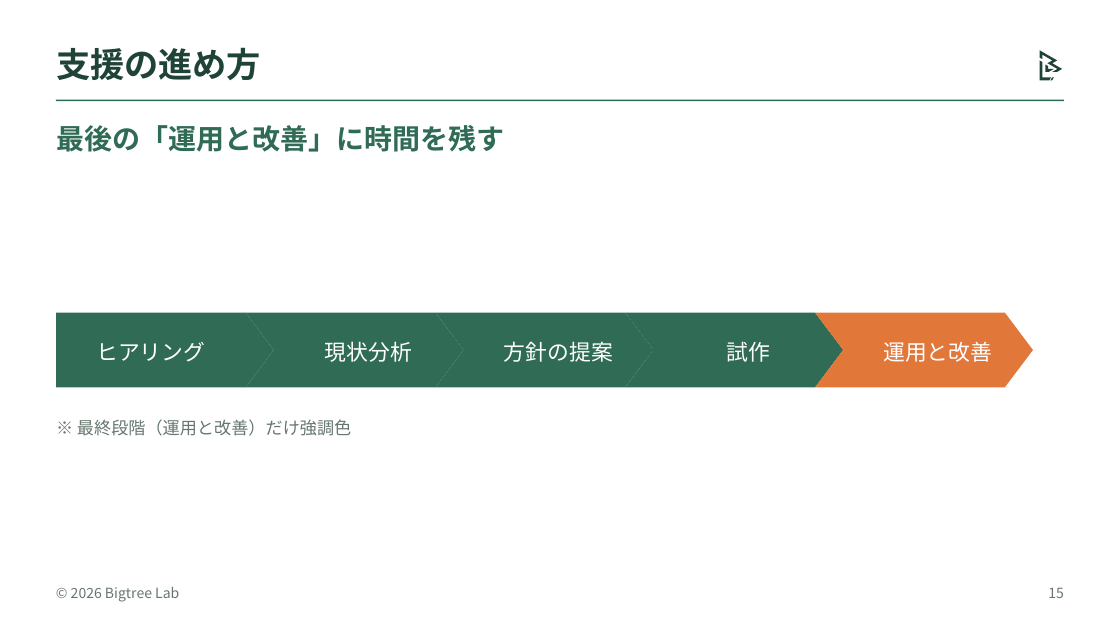
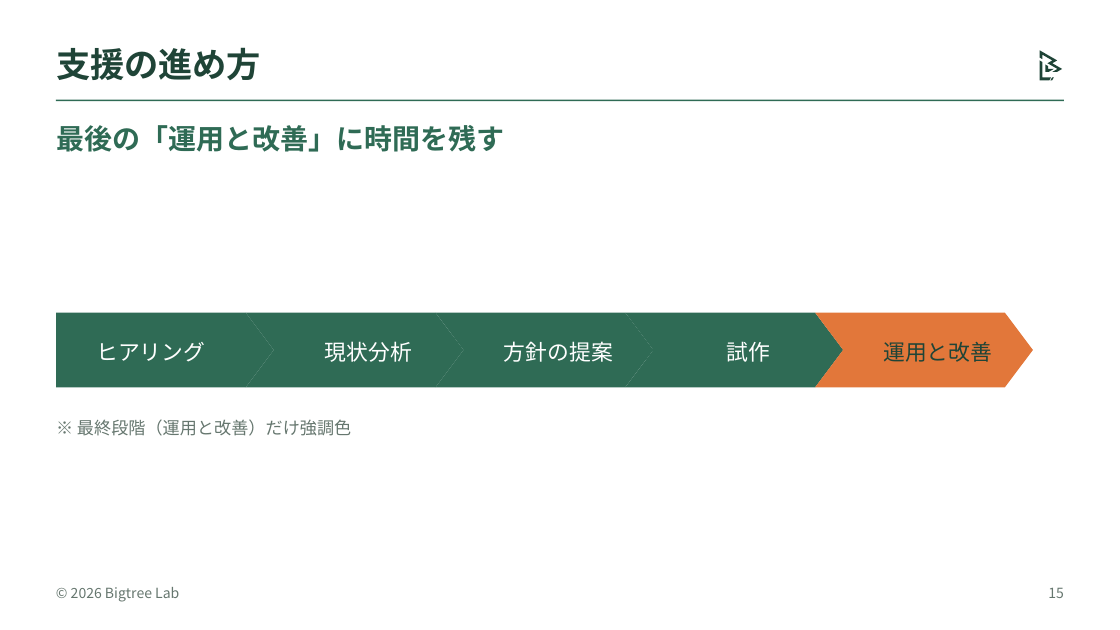
Before and after one commit to bigtree1984/office_3_apps_with_claude, a slide deck: slide 15 of bigtree/samples/bigtree_lab_organisms.pptx. Drawn at 1120x630 pixels with LibreOffice and Linux fonts; fonts in the diff are those of the drawing. Boxes give left, top, right and bottom in pixels: in the first picture for what was removed or moved away, otherwise in the second. Text is boxed around its words. In the diff, an @@ line names an element or a change of style, - is before the commit and + after.

```diff
--- a/bigtree/samples/bigtree_lab_organisms.pptx
+++ b/bigtree/samples/bigtree_lab_organisms.pptx
@@ text "運用と改善" at (883,342,992,362): text colour #FFFFFF to #1F4437 @@
```
Also in this commit, not shown: 15 other files.
